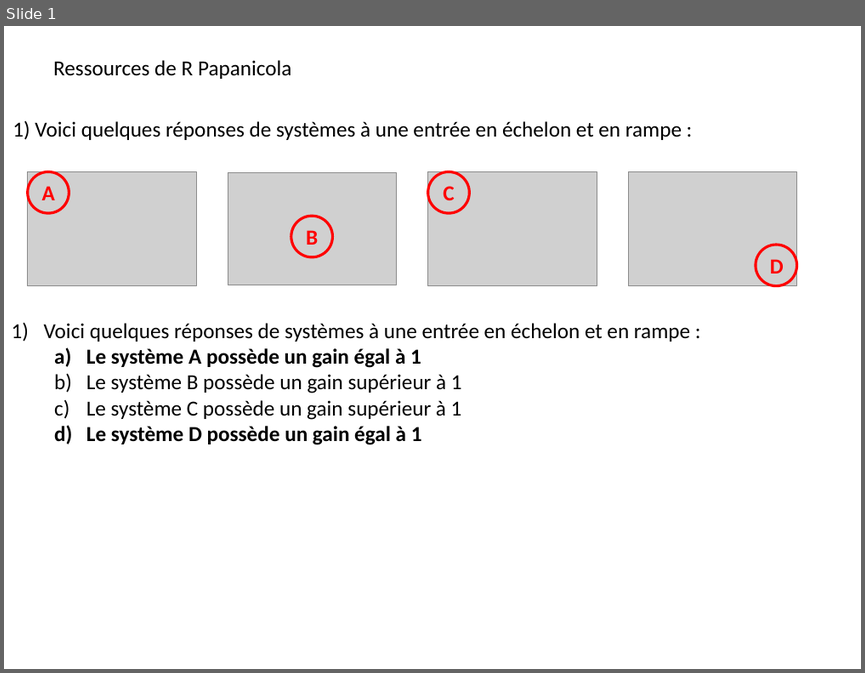
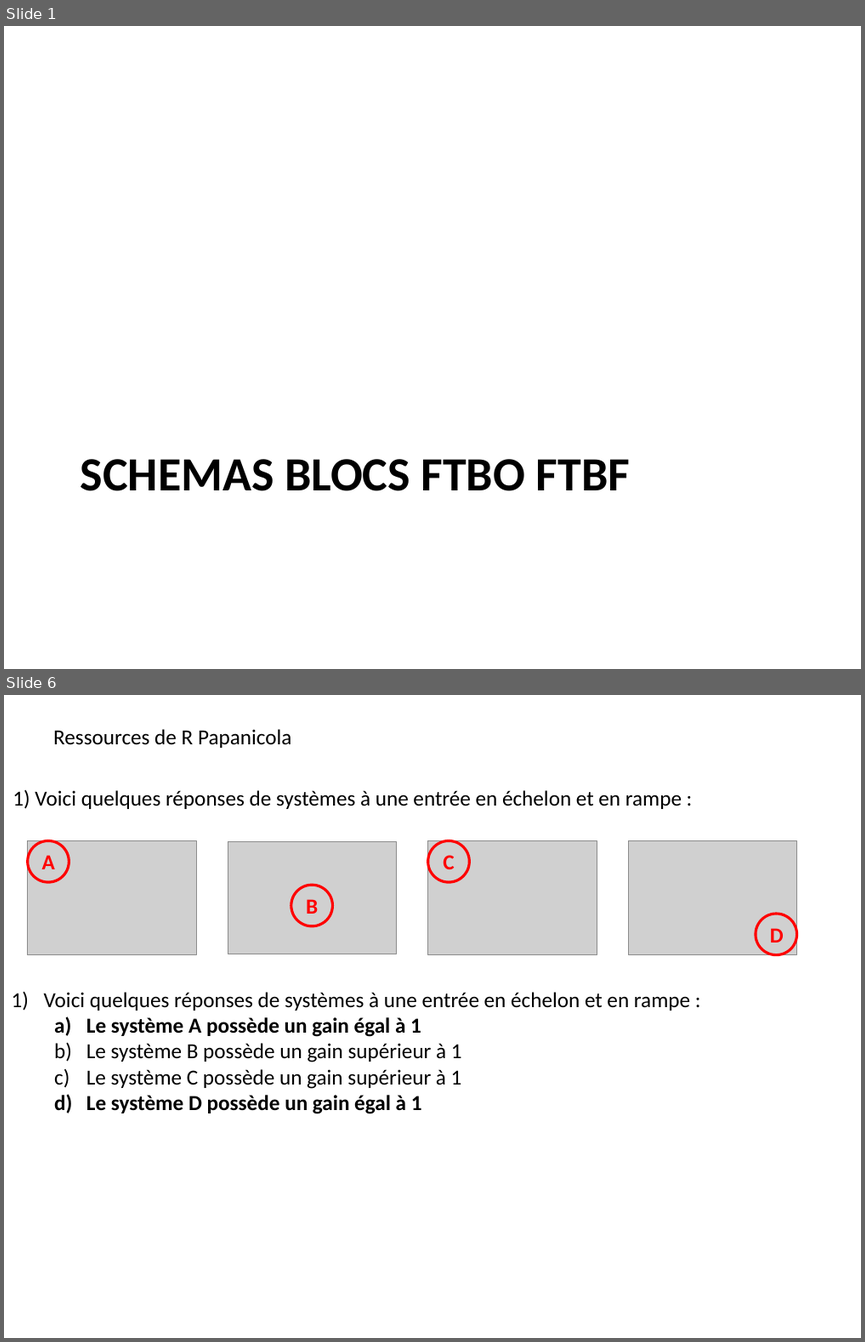
Before and after one commit to xpessoles/Cy_01_PSI_ModelisationLinNonLin, a slide deck: QCM/QCM.pptx. Shown one above the other, each under a label of ours: slide 1 before the commit, slides 1 and 6 after it; the slides between them are not shown. The pictures are 865x673 and 865x1342 pixels, drawn with LibreOffice and Linux fonts; fonts in the diff are those of the drawing; grey boxes stand for pictures. Boxes give left, top, right and bottom in pixels: in the first picture for what was removed or moved away, otherwise in the second. Text is boxed around its words. In the diff, an @@ line names an element or a change of style, - is before the commit and + after.

```diff
--- a/QCM/QCM.pptx
+++ b/QCM/QCM.pptx
@@ slide 1 added at <box>4,26,861,669</box>, background #FFFFFF @@
@@ title added at <box>80,459,630,491</box>, 40 pt, text #000000, bold @@
+SCHEMAS BLOCS FTBO FTBF
@@ what was slide 1 is now slide 6 @@
```
Also in this commit, not shown: 20 other slides added, 1 other file.
